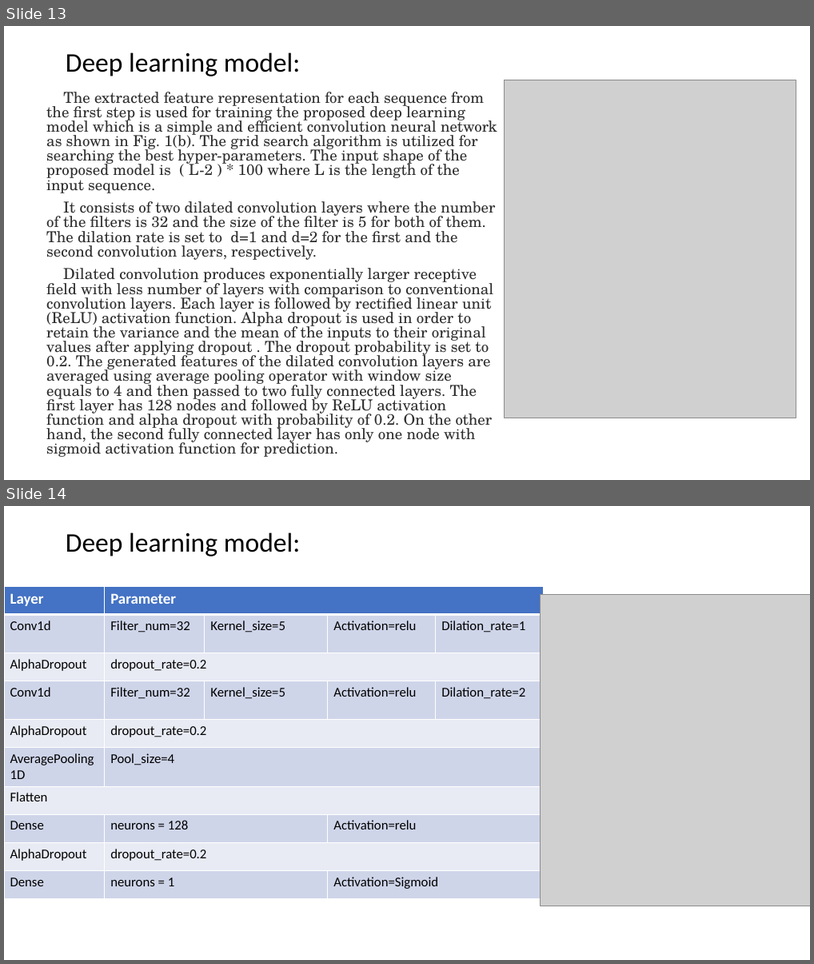
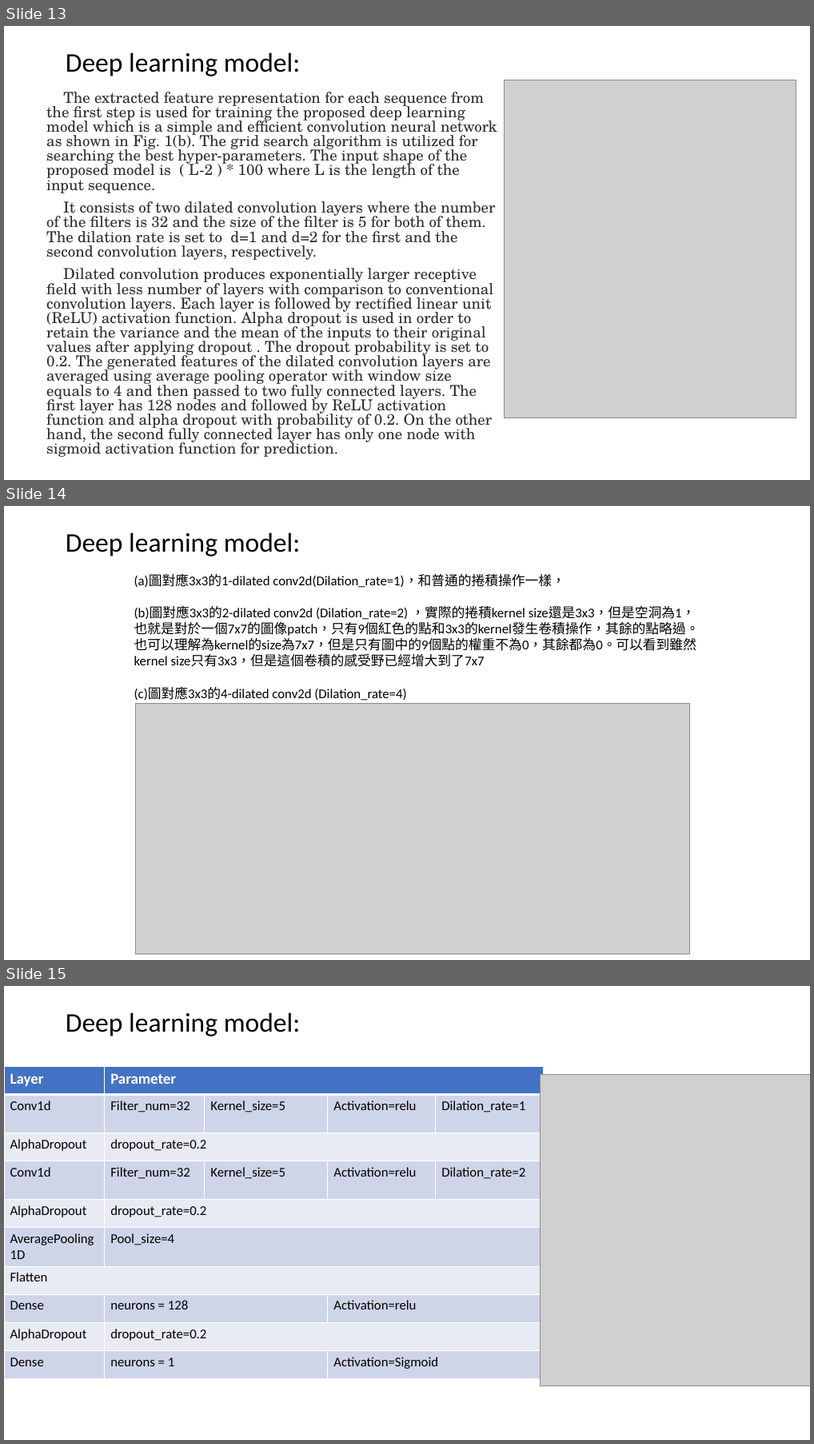
Before and after one commit to YanChengHuang/paper_implement, a slide deck: iN6-Methyl/Presentation/iN6-Methyl.pptx. Shown one above the other, each under a label of ours: slides 13 and 14 before the commit, slides 13, 14 and 15 after it. The pictures are 814x964 and 814x1444 pixels, drawn with LibreOffice and Linux fonts; fonts in the diff are those of the drawing; grey boxes stand for pictures. Boxes give left, top, right and bottom in pixels: in the first picture for what was removed or moved away, otherwise in the second. Text is boxed around its words. In the diff, an @@ line names an element or a change of style, - is before the commit and + after.

```diff
--- a/iN6-Methyl/Presentation/iN6-Methyl.pptx
+++ b/iN6-Methyl/Presentation/iN6-Methyl.pptx
@@ slide 14 added at bbox=[4, 506, 810, 960], background #FFFFFF @@
@@ title added at bbox=[66, 532, 301, 556], 32 pt, text #000000 @@
+Deep learning model:
@@ text added at bbox=[134, 574, 700, 700], 16 pt, text #000000 @@
+(a)圖對應3x3的1-dilated conv2d(Dilation_rate=1)，和普通的捲積操作一樣，
+(b)圖對應3x3的2-dilated conv2d (Dilation_rate=2) ，實際的捲積kernel size還是3x3，但是空洞為1，也就是對於一個7x7的圖像patch，只有9個紅色的點和3x3的kernel發生卷積操作，其餘的點略過。也可以理解為kernel的size為7x7，但是只有圖中的9個點的權重不為0，其餘都為0。可以看到雖然kernel size只有3x3，但是這個卷積的感受野已經增大到了7x7
+(c)圖對應3x3的4-dilated conv2d (Dilation_rate=4)
@@ picture added at bbox=[136, 704, 690, 953] @@
@@ what was slide 14 is now slide 15 @@
```
Also in this commit, not shown: 2 slides changed, 2 other files.
